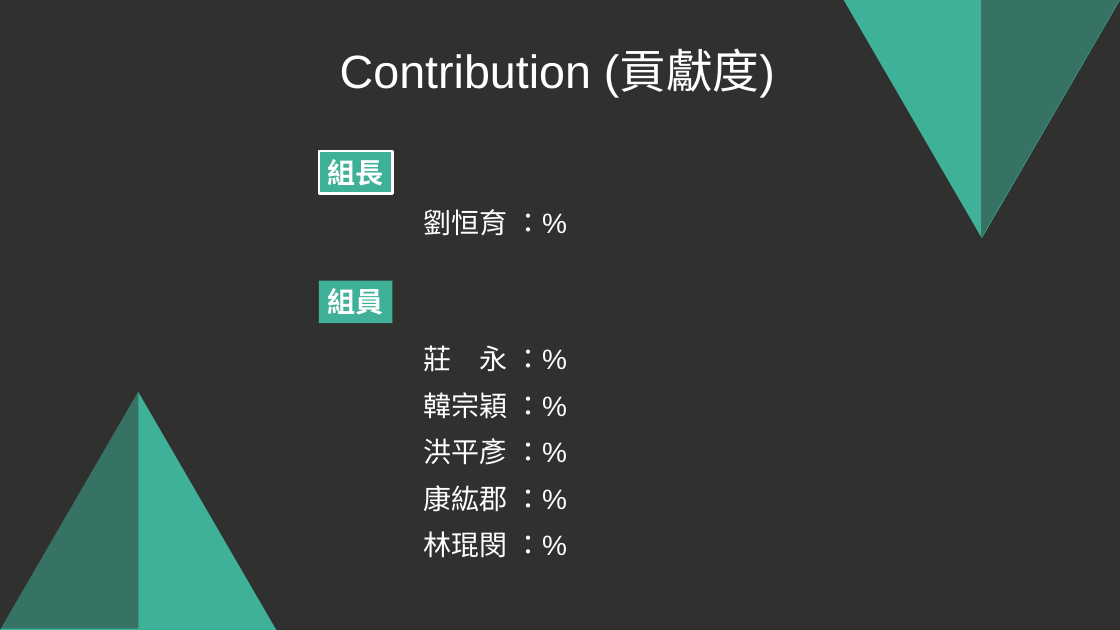
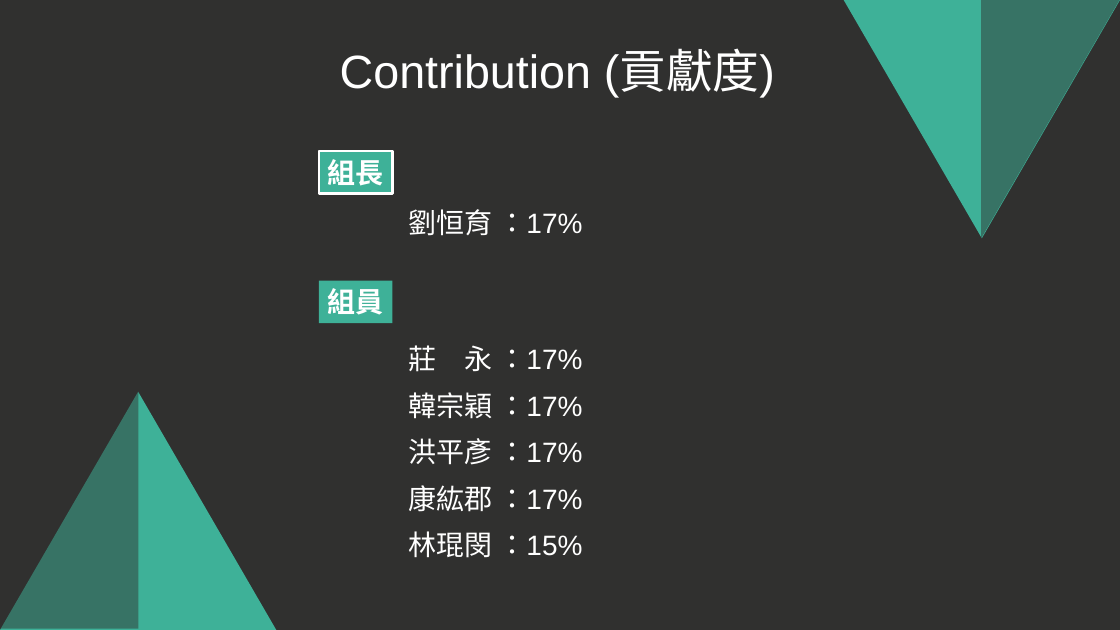
Before and after one commit to 13urgerKing/109-1DBMS, a slide deck: slide 20 of 109-1資料庫系統報告.pptx. Drawn at 1120x630 pixels with LibreOffice and Linux fonts; fonts in the diff are those of the drawing. Boxes give left, top, right and bottom in pixels: in the first picture for what was removed or moved away, otherwise in the second. Text is boxed around its words. In the diff, an @@ line names an element or a change of style, - is before the commit and + after.

Commit message:
Update Final Report PPT

```diff
--- a/109-1資料庫系統報告.pptx
+++ b/109-1資料庫系統報告.pptx
@@ text at [408, 209, 582, 236]: text changed @@
-劉恒育 ：%
+劉恒育 ：17%
@@ text at [408, 345, 582, 372]: text changed @@
-莊 永 ：%
+莊 永 ：17%
@@ text at [408, 392, 582, 419]: text changed @@
-韓宗穎 ：%
+韓宗穎 ：17%
@@ text at [408, 438, 582, 465]: text changed @@
-洪平彥 ：%
+洪平彥 ：17%
@@ text at [408, 485, 582, 512]: text changed @@
-康紘郡 ：%
+康紘郡 ：17%
@@ text at [408, 531, 582, 558]: text changed @@
-林琨閔 ：%
+林琨閔 ：15%
```
